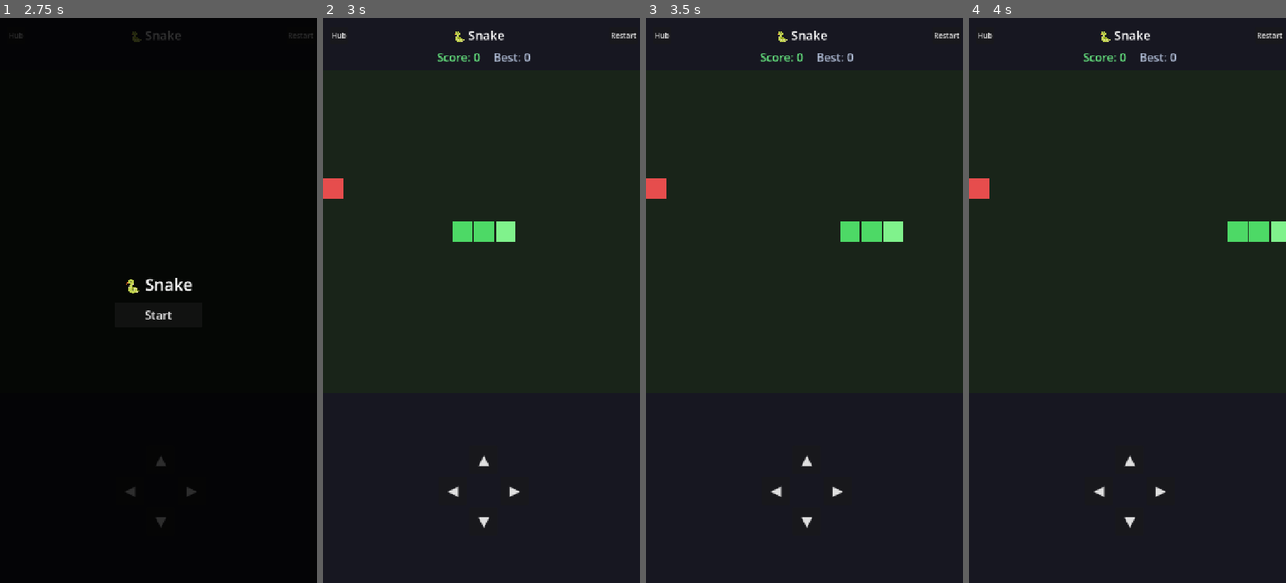
Above: before the commit, frames 1-4 (left to right).
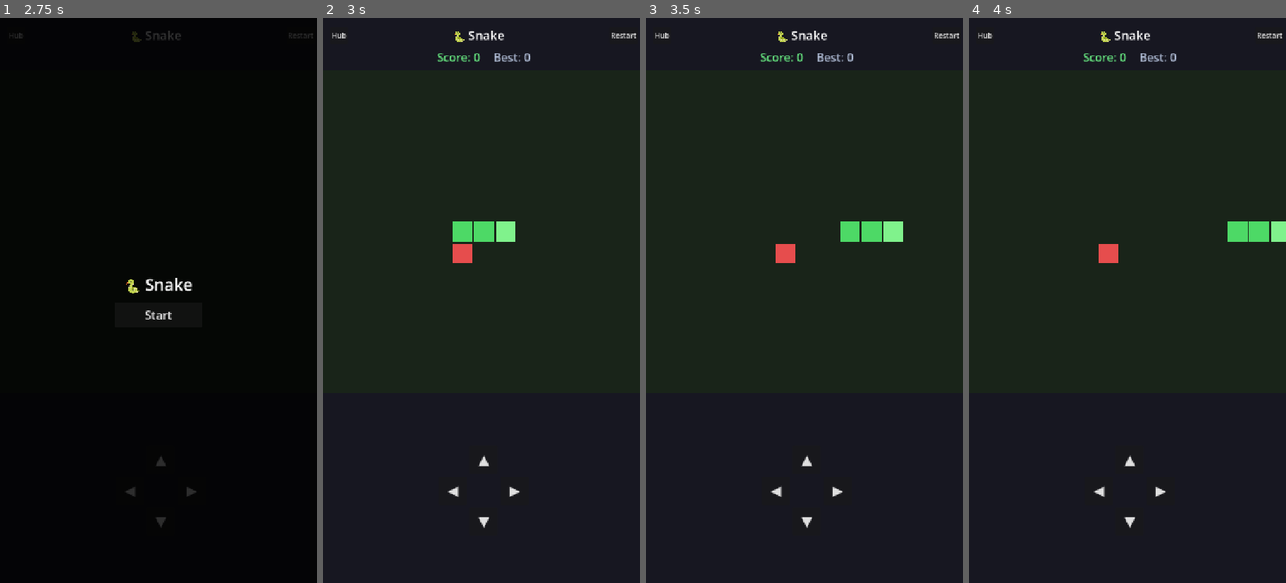
Above: after the commit, the same moments.

Repository: voodoo-nicolas/voodoo-game-hub
Game: Godot game, scene res://scenes/games/snake/snake.tscn
The game is run twice, just before and just after one commit, with the same random seed, the same clock (stepped at 60 frames per second) and the same inputs. This scene is started directly instead of the project's main scene.
Inputs (mouse positions are in pixels of both pictures, inside the frame that each line leads up to):
- Up to frame 1 (2.75 s): click "Restart" at 0.5 s; click "Restart" at 1.25 s; click "Restart" at 2 s
- Up to frame 2 (3 s): click "Start" at 2.75 s
- Up to frame 3 (3.5 s): no input
- Up to frame 4 (4 s): tap Enter (ui_accept) at 3.5, 3.77 s; move the mouse to (1197, 272) at 3.52 s; hold Right (ui_right) from 3.53 s (still down); click (1197, 272) at 3.67 s

Frame 1 is identical in both runs. In frame 2, 0.4% of the frame differs, in the area x 0-48%, y 28-44%; in frame 3, 0.4%; in frame 4, 0.4%.

Commit message:
Fix gameplay bugs found in a full game review
- War: shuffle won cards; ~7% of games looped forever.
- Dots and Boxes: pause/resume or new game during the AI's delay could
  make the AI move twice or move for the human.
- Memory: restarting during a mismatch flipped back a card in the new game.
- Reaction Test: stale timer after a false start could turn green early
  (the guard it claimed to have was never used).
- Sudoku: erase + re-place farmed unlimited points; leaving mid-generation
  destroyed a running Thread.
- 2048: swipes/arrow keys moved tiles behind the pause and 2048 dialogs.
- Geometry Wars: joystick stuck after a pause; auto-pause on leaving app.
- Snake, Whack-a-Mole: auto-pause when leaving the app (new pause menu);
  Snake no longer freezes if the snake fills the board.

Verified with chess perft (start, Kiwipete, pos3), thousands of random
games per board game, and scene-level tests for each fix.

Co-Authored-By: Claude Opus 5.5 <noreply@anthropic.com>

Diff:
--- a/scripts/games/dots_boxes/dots_boxes_game.gd
+++ b/scripts/games/dots_boxes/dots_boxes_game.gd
@@ -32,6 +32,10 @@
 var vs_computer: bool = false
 var pending_vs_computer: bool = false
 var ai_thinking: bool = false
+## Bumped every time an AI move is scheduled or a game starts, so a delayed
+## AI move that belongs to an earlier request (paused and resumed, or a new
+## game started meanwhile) knows it's stale and does nothing.
+var ai_request: int = 0
 var touch_mode: bool = false
 var selected_edge: Variant = null  # {"o","r","c"} or null
 
@@ -391,6 +395,7 @@
 	game_active = true
 	selected_edge = null
 	ai_thinking = false
+	ai_request += 1
 	size_screen.visible = false
 	game_screen.visible = true
 	win_dialog.visible = false
@@ -434,11 +439,19 @@
 func _maybe_ai_move() -> void:
 	if not game_active or pause_dialog.visible or not vs_computer or engine.current_player != AI_PLAYER:
 		return
+	ai_request += 1
 	ai_thinking = true
 	_render()
-	await get_tree().create_timer(AI_MOVE_DELAY).timeout
+	# A tween owned by this scene, not an await on a SceneTree timer: it dies
+	# with the scene if the player leaves during the delay.
+	create_tween().tween_callback(_play_ai_move.bind(ai_request)).set_delay(AI_MOVE_DELAY)
+
+func _play_ai_move(request: int) -> void:
+	if request != ai_request:
+		return  # superseded by a newer request or a new game
 	ai_thinking = false
-	if not game_active or pause_dialog.visible:
+	if not game_active or pause_dialog.visible or engine.current_player != AI_PLAYER:
+		_render()
 		return
 	var m: Dictionary = engine.pick_ai_move()
 	var res: Dictionary = engine.play_line(m.o, m.r, m.c)
--- a/scripts/games/g2048/g2048_game.gd
+++ b/scripts/games/g2048/g2048_game.gd
@@ -55,7 +55,10 @@
 		_save_game()
 
 func _input(event: InputEvent) -> void:
-	if not game_active:
+	# _input sees every swipe, even ones over an open dialog -- without this,
+	# swiping while paused (or on the "2048!" banner) moved tiles behind it.
+	if not game_active or pause_dialog.visible or end_dialog.visible:
+		touch_active = false
 		return
 
 	if event is InputEventKey and event.pressed:
--- a/scripts/games/geometry_wars/geometry_wars_game.gd
+++ b/scripts/games/geometry_wars/geometry_wars_game.gd
@@ -77,6 +77,11 @@
 func _notification(what: int) -> void:
 	if what == NOTIFICATION_WM_CLOSE_REQUEST or what == NOTIFICATION_APPLICATION_PAUSED:
 		_save_game()
+	# Leaving the app mid-wave (home button, a phone call) opens the pause
+	# menu, so coming back doesn't drop the player straight into enemies.
+	if what == NOTIFICATION_APPLICATION_FOCUS_OUT or what == NOTIFICATION_APPLICATION_PAUSED:
+		if game_active and not paused and not game_over:
+			_on_pause_pressed()
 
 ## The hub locks back to portrait on its own _ready(), so leaving here doesn't need to
 ## reset orientation itself -- that used to be the only thing restoring portrait, which broke
@@ -92,8 +97,18 @@
 
 # ---------- input ----------
 
+## Forget both thumbs. A release that arrives while paused is otherwise
+## never seen, leaving a stick "held" forever after resuming: the ship keeps
+## drifting and new touches on that side are ignored.
+func _release_sticks() -> void:
+	move_touch_index = -1
+	aim_touch_index = -1
+	move_value = Vector2.ZERO
+	aim_value = Vector2.ZERO
+
 func _input(event: InputEvent) -> void:
 	if not game_active or paused or game_over:
+		_release_sticks()
 		return
 	if event is InputEventScreenTouch:
 		if event.pressed:
@@ -521,6 +536,7 @@
 	pause_dialog.visible = true
 
 func _on_resume_pressed() -> void:
+	_release_sticks()
 	paused = false
 	pause_dialog.visible = false
 
--- a/scripts/games/memory/memory_game.gd
+++ b/scripts/games/memory/memory_game.gd
@@ -16,6 +16,9 @@
 var engine
 var game_active: bool = false
 var waiting_for_resolve: bool = false
+## Bumped on every new game so a flip-back timer from the previous game
+## (restarted while two cards were showing) can't flip cards in this one.
+var game_id: int = 0
 
 var status_label: Label
 var cell_buttons: Array = []  # 16 Buttons
@@ -144,6 +147,7 @@
 
 func _start_new_game() -> void:
 	engine.reset()
+	game_id += 1
 	game_active = true
 	waiting_for_resolve = false
 	win_dialog.visible = false
@@ -163,13 +167,15 @@
 			_render()
 			waiting_for_resolve = true
 			var timer := get_tree().create_timer(MISMATCH_DELAY)
-			timer.timeout.connect(_on_mismatch_resolved)
+			timer.timeout.connect(_on_mismatch_resolved.bind(game_id))
 		"first":
 			_render()
 		"ignored":
 			pass
 
-func _on_mismatch_resolved() -> void:
+func _on_mismatch_resolved(for_game: int) -> void:
+	if for_game != game_id:
+		return
 	engine.resolve_mismatch()
 	waiting_for_resolve = false
 	_render()
--- a/scripts/games/reaction_test/reaction_test_game.gd
+++ b/scripts/games/reaction_test/reaction_test_game.gd
@@ -15,6 +15,8 @@
 var result_label: Label
 var best_label: Label
 var ready_started_at: int = 0
+## Counts every arming; each delay timer carries the count it was armed with.
+var arm_count: int = 0
 
 func _ready() -> void:
 	Orientation.lock_portrait()
@@ -127,12 +129,14 @@
 	_set_pad(COLOR_WAITING, "Wait for green...")
 	result_label.text = ""
 	var delay := randf_range(1.0, 4.0)
-	get_tree().create_timer(delay).timeout.connect(_on_delay_elapsed.bind(engine.state))
+	arm_count += 1
+	get_tree().create_timer(delay).timeout.connect(_on_delay_elapsed.bind(arm_count))
 
-## Bound arg guards against a stale timer firing after the player already
-## false-started and re-armed a new round in the meantime.
-func _on_delay_elapsed(state_when_started: int) -> void:
-	if engine.state != ReactionEngine.State.WAITING:
+## A timer from an earlier arming (the player false-started and re-armed
+## before it fired) must not turn the pad green early -- the state alone
+## can't tell them apart, both are WAITING.
+func _on_delay_elapsed(armed_as: int) -> void:
+	if armed_as != arm_count or engine.state != ReactionEngine.State.WAITING:
 		return
 	engine.mark_ready()
 	ready_started_at = Time.get_ticks_msec()
--- a/scripts/games/snake/snake_engine.gd
+++ b/scripts/games/snake/snake_engine.gd
@@ -29,12 +29,20 @@
 	game_over = false
 	_spawn_food()
 
+## Picks from the actually-free cells, so it can't spin forever once the
+## snake covers most of the board. A full board means the player won.
 func _spawn_food() -> void:
-	while true:
-		var candidate := Vector2i(randi() % grid_size, randi() % grid_size)
-		if not snake.has(candidate):
-			food = candidate
-			return
+	var free: Array = []
+	for x in range(grid_size):
+		for y in range(grid_size):
+			var cell := Vector2i(x, y)
+			if not snake.has(cell):
+				free.append(cell)
+	if free.is_empty():
+		food = Vector2i(-1, -1)
+		game_over = true
+		return
+	food = free.pick_random()
 
 ## Ignores a 180-degree reversal into the snake's own neck; queues everything
 ## else for the next step() call.
@@ -67,6 +75,7 @@
 	if will_eat:
 		score += 1
 		_spawn_food()
+		return game_over  # true only if that meal filled the board
 	else:
 		snake.pop_back()
 	return false
--- a/scripts/games/snake/snake_game.gd
+++ b/scripts/games/snake/snake_game.gd
@@ -4,6 +4,7 @@
 const SaveUtil = preload("res://scripts/common/save_util.gd")
 const Orientation = preload("res://scripts/common/orientation.gd")
 const SettingsDrawer = preload("res://scripts/common/settings_drawer.gd")
+const Ui = preload("res://scripts/common/ui.gd")
 
 const BEST_PATH := "user://snake_best.json"
 const GRID_SIZE := 15
@@ -22,6 +23,7 @@
 var start_overlay: Control
 var game_over_dialog: Control
 var game_over_label: Label
+var pause_dialog: Control
 
 func _ready() -> void:
 	Orientation.lock_portrait()
@@ -126,6 +128,7 @@
 
 	_build_start_overlay()
 	_build_game_over_dialog()
+	_build_pause_dialog()
 	add_child(SettingsDrawer.new())
 
 func _build_dpad() -> Control:
@@ -270,7 +273,8 @@
 			best_score = engine.score
 			_save_best()
 			_render()
-		game_over_label.text = "Game Over!\nScore: %d" % engine.score
+		var won: bool = engine.food.x < 0  # the snake filled the whole board
+		game_over_label.text = ("You filled the board!\nScore: %d" if won else "Game Over!\nScore: %d") % engine.score
 		game_over_dialog.visible = true
 
 func _render() -> void:
@@ -305,3 +309,33 @@
 	SaveUtil.write(BEST_PATH, {"best": merged})
 	if best_label:  # can land before _build_ui() if the request fails instantly
 		best_label.text = "Best: %d" % best_score
+
+# ---------- auto-pause ----------
+
+## Leaving the app (home button, a phone call) pauses mid-round instead of
+## letting the game run on unseen. Pausing the whole tree stops this scene's
+## Timers and _process; the dialog itself keeps processing so it can resume.
+func _notification(what: int) -> void:
+	if what == NOTIFICATION_APPLICATION_FOCUS_OUT or what == NOTIFICATION_APPLICATION_PAUSED:
+		if is_node_ready() and not step_timer.is_stopped() and not get_tree().paused:
+			get_tree().paused = true
+			pause_dialog.visible = true
+
+func _resume() -> void:
+	get_tree().paused = false
+
+func _exit_paused_to_hub() -> void:
+	get_tree().paused = false
+	Ui.exit_to_hub(self)
+
+## Never leave the tree paused behind us -- the next scene would be frozen.
+func _exit_tree() -> void:
+	get_tree().paused = false
+
+func _build_pause_dialog() -> void:
+	pause_dialog = Ui.build_dialog("Paused", [
+		{"text": "Resume", "action": _resume},
+		{"text": "Exit to Hub", "action": _exit_paused_to_hub},
+	])
+	pause_dialog.process_mode = Node.PROCESS_MODE_ALWAYS
+	add_child(pause_dialog)
--- a/scripts/games/sudoku/sudoku_game.gd
+++ b/scripts/games/sudoku/sudoku_game.gd
@@ -37,6 +37,9 @@
 var generation_thread: Thread
 var hints_remaining: int = STARTING_HINTS
 var move_history: Array = []
+## Cells (r * 9 + c) that have already paid out CORRECT_CELL_POINTS, or were
+## filled by a hint. Without this, erase + re-place farmed unlimited points.
+var scored_cells: Dictionary = {}
 
 var difficulty_screen: Control
 var game_screen: Control
@@ -61,6 +64,13 @@
 	randomize()
 	_build_ui()
 	_show_difficulty_screen()
+
+## Leaving mid-generation (settings drawer -> Hub) would destroy a Thread
+## that's still running, which Godot treats as an error and can crash on.
+## Waiting here blocks for at most one generation.
+func _exit_tree() -> void:
+	if generation_thread and generation_thread.is_started():
+		generation_thread.wait_to_finish()
 
 func _notification(what: int) -> void:
 	if what == NOTIFICATION_WM_CLOSE_REQUEST or what == NOTIFICATION_APPLICATION_PAUSED:
@@ -598,6 +608,7 @@
 	elapsed_seconds = 0.0
 	hints_remaining = STARTING_HINTS
 	move_history = []
+	scored_cells = {}
 	selected = Vector2i(-1, -1)
 	notes_mode = false
 	notes_status_label.text = "Notes: Off"
@@ -651,11 +662,11 @@
 	if cell.value == n:
 		return
 	_record_undo(r, c)
-	var was_correct_before: bool = cell.value != 0 and cell.value == solution[r][c]
 	cell.set_value(n)
 
 	if n == solution[r][c]:
-		if not was_correct_before:
+		if not scored_cells.has(r * 9 + c):
+			scored_cells[r * 9 + c] = true
 			score += CORRECT_CELL_POINTS
 		_update_number_pad()
 		_check_win()
@@ -703,6 +714,7 @@
 		"is_error": cell.is_error,
 		"score": score,
 		"mistakes": mistakes,
+		"scored": scored_cells.has(r * 9 + c),
 	})
 	if move_history.size() > MAX_UNDO_HISTORY:
 		move_history.pop_front()
@@ -718,6 +730,10 @@
 	cell.update_display()
 	score = snap.score
 	mistakes = snap.mistakes
+	if snap.get("scored", false):
+		scored_cells[snap.row * 9 + snap.col] = true
+	else:
+		scored_cells.erase(snap.row * 9 + snap.col)
 	selected = Vector2i(snap.row, snap.col)
 	_update_status_bar()
 	_refresh_highlights()
@@ -731,6 +747,7 @@
 	if cell.is_given or cell.value == correct:
 		return
 	_record_undo(selected.x, selected.y)
+	scored_cells[selected.x * 9 + selected.y] = true  # hints never earn points
 	cell.set_value(correct)
 	cell.is_error = false
 	cell.update_display()
@@ -805,6 +822,7 @@
 		"elapsed_seconds": elapsed_seconds,
 		"difficulty": difficulty,
 		"hints_remaining": hints_remaining,
+		"scored_cells": scored_cells.keys(),
 	})
 
 func _refresh_continue_button() -> void:
@@ -828,6 +846,9 @@
 	elapsed_seconds = float(data.elapsed_seconds)
 	hints_remaining = int(data.get("hints_remaining", STARTING_HINTS))
 	move_history = []
+	scored_cells = {}
+	for key in data.get("scored_cells", []):
+		scored_cells[int(key)] = true
 	selected = Vector2i(-1, -1)
 	notes_mode = false
 	notes_status_label.text = "Notes: Off"
@@ -858,6 +879,10 @@
 					cell.notes[i] = bool(stored_notes[i])
 				if v != 0 and v != solution[r][c]:
 					cell.is_error = true
+				# Saves from before scored_cells existed: whatever is correct
+				# on the board now has already been paid for.
+				if not data.has("scored_cells") and v != 0 and v == solution[r][c]:
+					scored_cells[idx] = true
 				cell.update_display()
 
 	difficulty_label.text = difficulty.capitalize()
--- a/scripts/games/war/war_engine.gd
+++ b/scripts/games/war/war_engine.gd
@@ -76,6 +76,10 @@
 			return {"game_over": true, "winner": 1, "ran_out": 2, "war_happened": true}
 
 	var round_winner: int = 1 if p1_card.value > p2_card.value else 2
+	# Shuffle the winnings before they go to the bottom of the pile. Returned
+	# in a fixed order, the deal can fall into a cycle that never ends
+	# (~7% of games in simulation ran past 20,000 rounds).
+	table.shuffle()
 	if round_winner == 1:
 		p1_pile.append_array(table)
 	else:
--- a/scripts/games/whack_a_mole/whack_a_mole_game.gd
+++ b/scripts/games/whack_a_mole/whack_a_mole_game.gd
@@ -4,6 +4,7 @@
 const SaveUtil = preload("res://scripts/common/save_util.gd")
 const Orientation = preload("res://scripts/common/orientation.gd")
 const SettingsDrawer = preload("res://scripts/common/settings_drawer.gd")
+const Ui = preload("res://scripts/common/ui.gd")
 
 const BEST_PATH := "user://whackamole_best.json"
 const COLOR_HOLE := Color(0.28, 0.2, 0.13)
@@ -21,6 +22,7 @@
 var result_label: Label
 var mole_timer: Timer
 var mole_visible_timer: Timer
+var pause_dialog: Control
 
 func _ready() -> void:
 	Orientation.lock_portrait()
@@ -145,6 +147,7 @@
 	box.add_child(start_btn)
 
 	_build_result_dialog()
+	_build_pause_dialog()
 	add_child(SettingsDrawer.new())
 
 func _build_result_dialog() -> void:
@@ -303,3 +306,33 @@
 	SaveUtil.write(BEST_PATH, {"best": merged})
 	if is_node_ready():  # can land before _build_ui() if the request fails instantly
 		_update_labels()
+
+# ---------- auto-pause ----------
+
+## Leaving the app (home button, a phone call) pauses mid-round instead of
+## letting the game run on unseen. Pausing the whole tree stops this scene's
+## Timers and _process; the dialog itself keeps processing so it can resume.
+func _notification(what: int) -> void:
+	if what == NOTIFICATION_APPLICATION_FOCUS_OUT or what == NOTIFICATION_APPLICATION_PAUSED:
+		if is_node_ready() and engine.running and not get_tree().paused:
+			get_tree().paused = true
+			pause_dialog.visible = true
+
+func _resume() -> void:
+	get_tree().paused = false
+
+func _exit_paused_to_hub() -> void:
+	get_tree().paused = false
+	Ui.exit_to_hub(self)
+
+## Never leave the tree paused behind us -- the next scene would be frozen.
+func _exit_tree() -> void:
+	get_tree().paused = false
+
+func _build_pause_dialog() -> void:
+	pause_dialog = Ui.build_dialog("Paused", [
+		{"text": "Resume", "action": _resume},
+		{"text": "Exit to Hub", "action": _exit_paused_to_hub},
+	])
+	pause_dialog.process_mode = Node.PROCESS_MODE_ALWAYS
+	add_child(pause_dialog)
Not shown, changed: manifest.json
